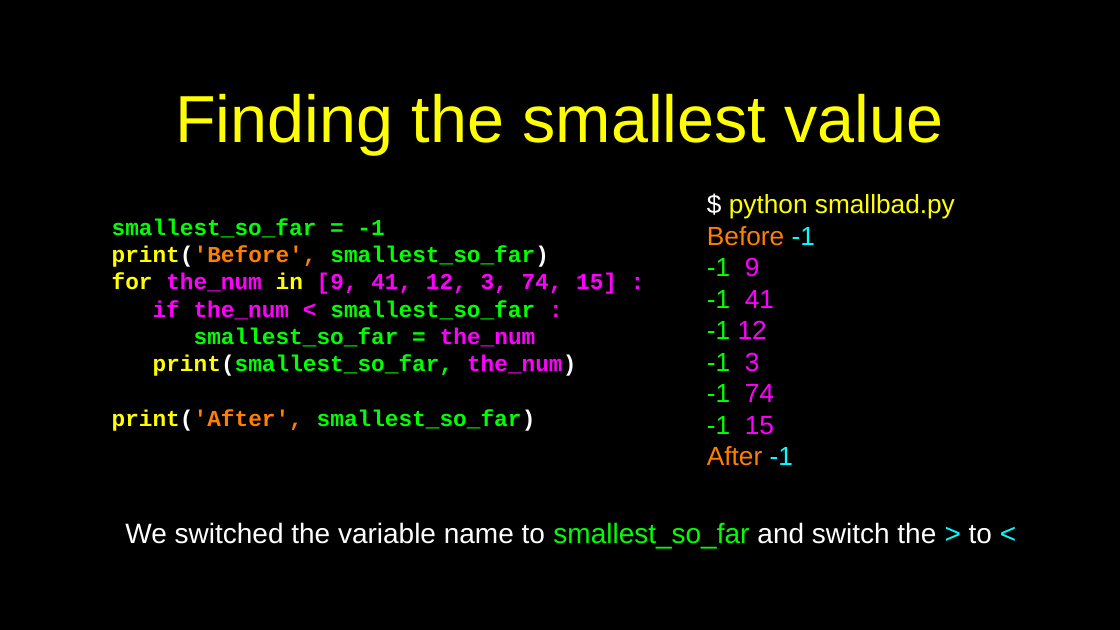
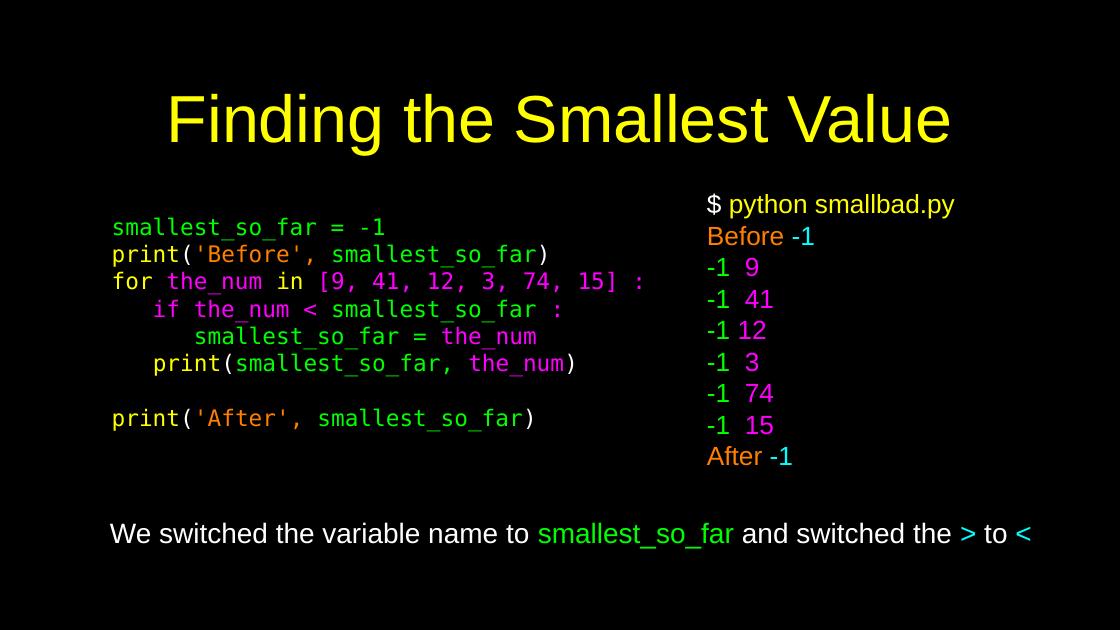
Before and after one commit to csev/py4e, a slide deck: slide 49 of lectures3/Pythonlearn-05-Iterations.pptx. Drawn at 1120x630 pixels with LibreOffice and Linux fonts; fonts in the diff are those of the drawing. Boxes give left, top, right and bottom in pixels: in the first picture for what was removed or moved away, otherwise in the second. Text is boxed around its words. In the diff, an @@ line names an element or a change of style, - is before the commit and + after.

```diff
--- a/lectures3/Pythonlearn-05-Iterations.pptx
+++ b/lectures3/Pythonlearn-05-Iterations.pptx
@@ title at [167, 93, 952, 154]: text changed @@
-Finding the smallest value
+Finding the Smallest Value
@@ text "smallest_so_far = -1" at [112, 217, 619, 431]: font Courier New to DejaVu Sans Mono, bold off @@
@@ text at [110, 522, 1007, 548]: text changed @@
-We switched the variable name to smallest_so_far and switch the > to <
+We switched the variable name to smallest_so_far and switched the > to <
```
Also in this commit, not shown: 26 other slides changed, 2 other files.
